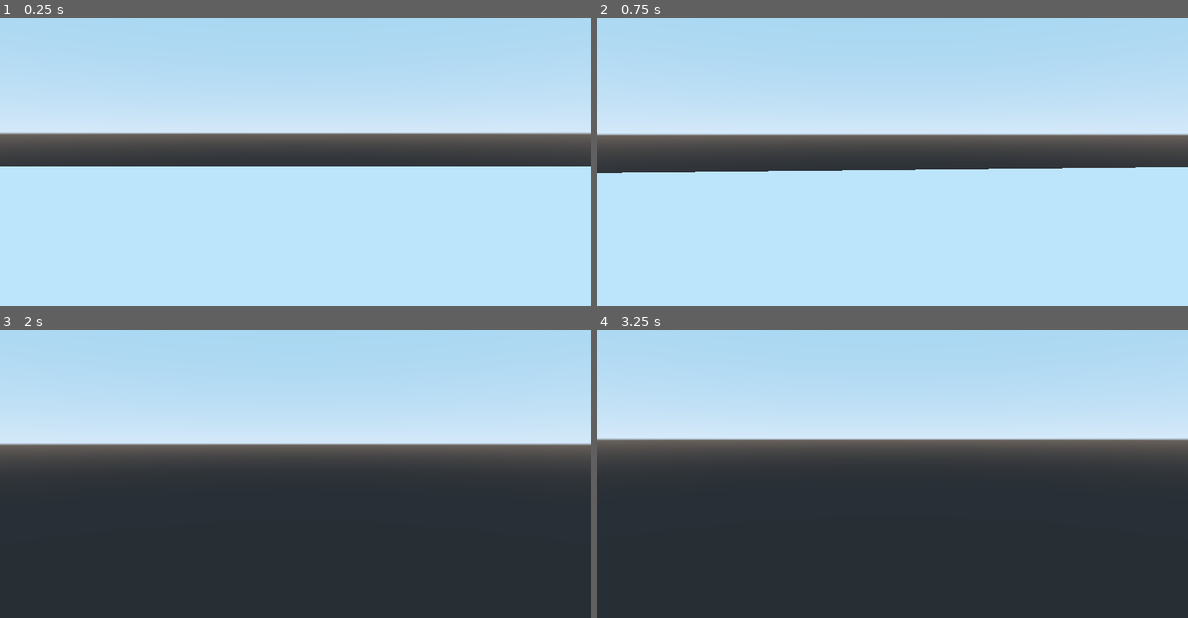
Above: before the commit, frames 1-4 (two rows, left to right).
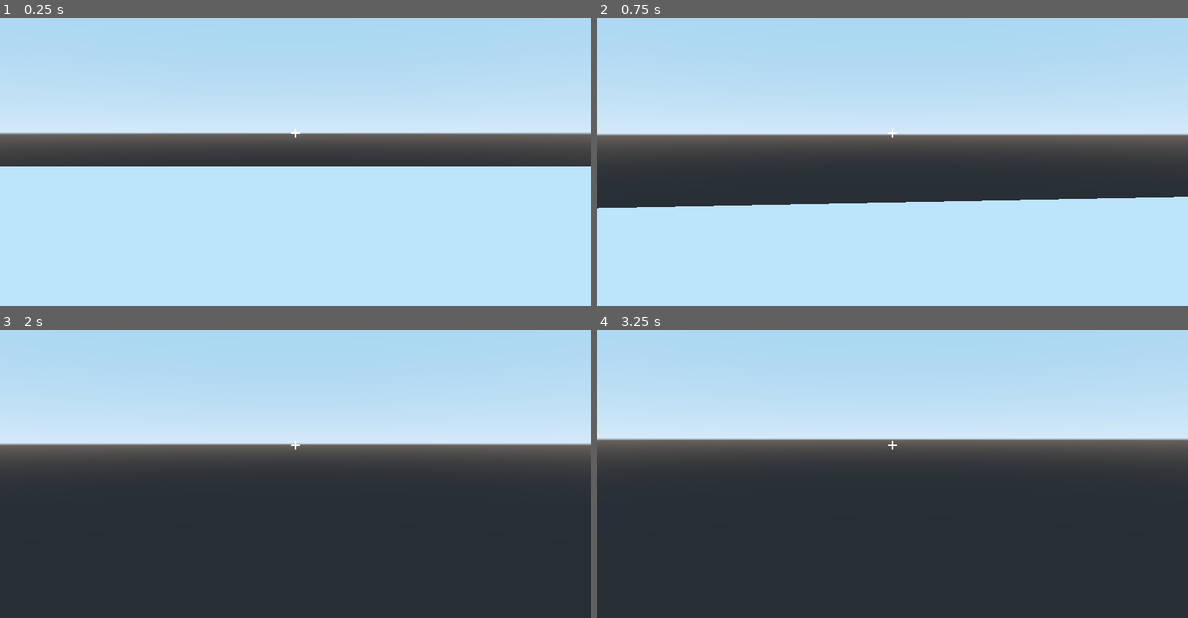
Above: after the commit, the same moments.

Repository: CheesecakeCG/chimeras
Game: Godot game, scene res://test/test.tscn
The game is run twice, just before and just after one commit, with the same random seed, the same clock (stepped at 60 frames per second) and the same inputs.
Inputs (mouse positions are in pixels of both pictures, inside the frame that each line leads up to):
- Up to frame 1 (0.25 s): no input
- Up to frame 2 (0.75 s): tap Enter at 0.5 s; move the mouse to (922, 133) at 0.52 s; hold W from 0.53 s (still down); tap Space (player_jump) at 0.6 s
- Up to frame 3 (2 s): keep holding W; tap Space (player_jump) at 0.77, 1.07, 1.35, 1.52, 1.82 s; move the mouse to (265, 445) at 1.27 s
- Up to frame 4 (3.25 s): keep holding W; tap Space (player_jump) at 2, 2.1, 2.85, 3.02 s; move the mouse to (904, 439) at 2.02 s; tap Enter at 2.75 s; move the mouse to (886, 450) at 2.77 s

The runs differ from the first frame. In frame 1, less than 0.1% of the frame differs, in the area x 49-51%, y 38-42%; in frame 2, 11%, in the area x 0-100%, y 38-67%; in frame 3, less than 0.1%; in frame 4, less than 0.1%.

Commit message:
Fixed jumping

Diff:
--- a/player/Player.gd
+++ b/player/Player.gd
@@ -3,10 +3,10 @@
 # Declare member variables here. Examples:
 # var a = 2
 # var b = "text"
-export var jump_force = 5000
-export var walk_force = 200
+export var jump_force = 40
+export var walk_force = 800
 export var weight = 2
-export var term_vel = 40
+export var term_vel = 20
 var vel = Vector3()
 var dir = Vector3()
 var mouse_sensitivity = 1
@@ -21,40 +21,54 @@
 
 # Called every frame. 'delta' is the elapsed time since the previous frame.
 func _physics_process(delta):
-	if Input.is_key_pressed(KEY_W):
-		vel.z += walk_force * delta
-	if Input.is_key_pressed(KEY_S):
-		vel.z -= walk_force * delta
-	if Input.is_key_pressed(KEY_A):
-		vel.x += walk_force * delta
-	if Input.is_key_pressed(KEY_D):
-		vel.x -= walk_force * delta
+
+	# Gravity & Movement
+	if not is_on_floor():
+		vel.y -= 20 * delta
+	else:
+		if Input.is_key_pressed(KEY_W):
+			vel.z += walk_force * delta
+		if Input.is_key_pressed(KEY_S):
+			vel.z -= walk_force * delta
+		if Input.is_key_pressed(KEY_A):
+			vel.x += walk_force * delta
+		if Input.is_key_pressed(KEY_D):
+			vel.x -= walk_force * delta
+		if Input.is_action_just_pressed("player_jump"):
+			vel += Vector3(0, jump_force, 0)
 
 	# Friction
 	if not (Input.is_key_pressed(KEY_D) or Input.is_key_pressed(KEY_A) or Input.is_key_pressed(KEY_S) or Input.is_key_pressed(KEY_W)):
 		var temp_vel = vel - vel.normalized() * weight
 		vel.x = temp_vel.x
 		vel.z = temp_vel.z
-	# Gravity
-	if not is_on_floor():
-		vel.y -= 9.81 * delta
-		print("AHHHHH")
-	else:
-		vel.y = 0;
+
+		# Clean up data, but don't interfere with the player just starting to move
+		if abs(vel.x) <= .5:
+			vel.x = 0
+#		if abs(vel.y) <= .5: # Was causing player to freeze in mid air and not beable to jump
+#			vel.y = 0
+		if abs(vel.z) <= .5:
+			vel.z = 0
+
 	#Terminal Velocity
 	vel.x = clamp(vel.x, -term_vel, term_vel)
 	vel.y = clamp(vel.y, -term_vel, term_vel)
 	vel.z = clamp(vel.z, -term_vel, term_vel)
 
-	move_and_slide(vel.rotated(body.transform.basis.y, body.rotation.y), Vector3(0, 1, 0))
+
+
+	# Apply Velocity
+	vel = move_and_slide(vel.rotated(body.transform.basis.y, body.rotation.y), Vector3(0, 1, 0)).rotated(body.transform.basis.y, -body.rotation.y)
+
+
 
 func _process(delta):
 	cam.rotation_degrees.x = dir.x
 	body.rotation_degrees.y = dir.y
 
 func _input(event):
-	if Input.is_action_just_pressed("player_jump") and is_on_floor():
-		vel += Vector3(0, jump_force, 0)
+
 
 	if event is InputEventMouseMotion:
 		dir.y += -event.relative.x * mouse_sensitivity * .1
--- a/player/Player.tscn
+++ b/player/Player.tscn
@@ -7,6 +7,40 @@
 margin = 0.04
 radius = 1.0
 height = 2.0
+
+[sub_resource type="CanvasItemMaterial" id=2]
+
+render_priority = 0
+blend_mode = 1
+light_mode = 0
+
+[sub_resource type="StyleBoxFlat" id=3]
+
+content_margin_left = -1.0
+content_margin_right = -1.0
+content_margin_top = -1.0
+content_margin_bottom = -1.0
+bg_color = Color( 1, 1, 1, 1 )
+draw_center = true
+border_width_left = 0
+border_width_top = 0
+border_width_right = 0
+border_width_bottom = 0
+border_color = Color( 0.8, 0.8, 0.8, 1 )
+border_blend = false
+corner_radius_top_left = 0
+corner_radius_top_right = 0
+corner_radius_bottom_right = 0
+corner_radius_bottom_left = 0
+corner_detail = 8
+expand_margin_left = 0.0
+expand_margin_right = 0.0
+expand_margin_top = 0.0
+expand_margin_bottom = 0.0
+shadow_color = Color( 0, 0, 0, 0.6 )
+shadow_size = 0
+anti_aliasing = true
+anti_aliasing_size = 1
 
 [node name="Player" type="KinematicBody"]
 transform = Transform( 1, 0, 0, 0, 1, 0, 0, 0, 1, 0, 2, 0 )
@@ -19,10 +53,10 @@
 move_lock_z = false
 collision/safe_margin = 0.001
 script = ExtResource( 1 )
-jump_force = 5000
-walk_force = 200
+jump_force = 40
+walk_force = 800
 weight = 2
-term_vel = 40
+term_vel = 20
 
 [node name="CollisionShape" type="CollisionShape" parent="."]
 transform = Transform( 1, 0, 0, 0, -1.62921e-07, 1, 0, -1, -1.62921e-07, 0, 0, 0 )
@@ -53,3 +87,70 @@
 collision_mask = 1
 collide_with_areas = false
 collide_with_bodies = true
+
+[node name="HUD" type="Control" parent="."]
+anchor_left = 0.0
+anchor_top = 0.0
+anchor_right = 1.0
+anchor_bottom = 1.0
+rect_pivot_offset = Vector2( 0, 0 )
+rect_clip_content = false
+mouse_filter = 0
+mouse_default_cursor_shape = 0
+size_flags_horizontal = 1
+size_flags_vertical = 1
+
+[node name="Crosshair" type="Control" parent="HUD"]
+material = SubResource( 2 )
+anchor_left = 0.5
+anchor_top = 0.5
+anchor_right = 0.5
+anchor_bottom = 0.5
+margin_left = -20.0
+margin_top = -20.0
+margin_right = 20.0
+margin_bottom = 20.0
+rect_pivot_offset = Vector2( 0, 0 )
+rect_clip_content = false
+mouse_filter = 0
+mouse_default_cursor_shape = 0
+size_flags_horizontal = 1
+size_flags_vertical = 1
+
+[node name="V" type="Panel" parent="HUD/Crosshair"]
+use_parent_material = true
+anchor_left = 0.5
+anchor_top = 0.5
+anchor_right = 0.5
+anchor_bottom = 0.5
+margin_left = -1.0
+margin_top = -8.0
+margin_right = 1.0
+margin_bottom = 8.0
+rect_min_size = Vector2( 2, 16 )
+rect_pivot_offset = Vector2( 0, 0 )
+rect_clip_content = false
+mouse_filter = 0
+mouse_default_cursor_shape = 0
+size_flags_horizontal = 1
+size_flags_vertical = 1
+custom_styles/panel = SubResource( 3 )
+
+[node name="H" type="Panel" parent="HUD/Crosshair"]
+use_parent_material = true
+anchor_left = 0.5
+anchor_top = 0.5
+anchor_right = 0.5
+anchor_bottom = 0.5
+margin_left = -8.0
+margin_top = -1.0
+margin_right = 8.0
+margin_bottom = 1.0
+rect_min_size = Vector2( 2, 2 )
+rect_pivot_offset = Vector2( 0, 0 )
+rect_clip_content = false
+mouse_filter = 0
+mouse_default_cursor_shape = 0
+size_flags_horizontal = 1
+size_flags_vertical = 1
+custom_styles/panel = SubResource( 3 )
Not shown: 1 places in player/Player.tscn that only renumber resources
